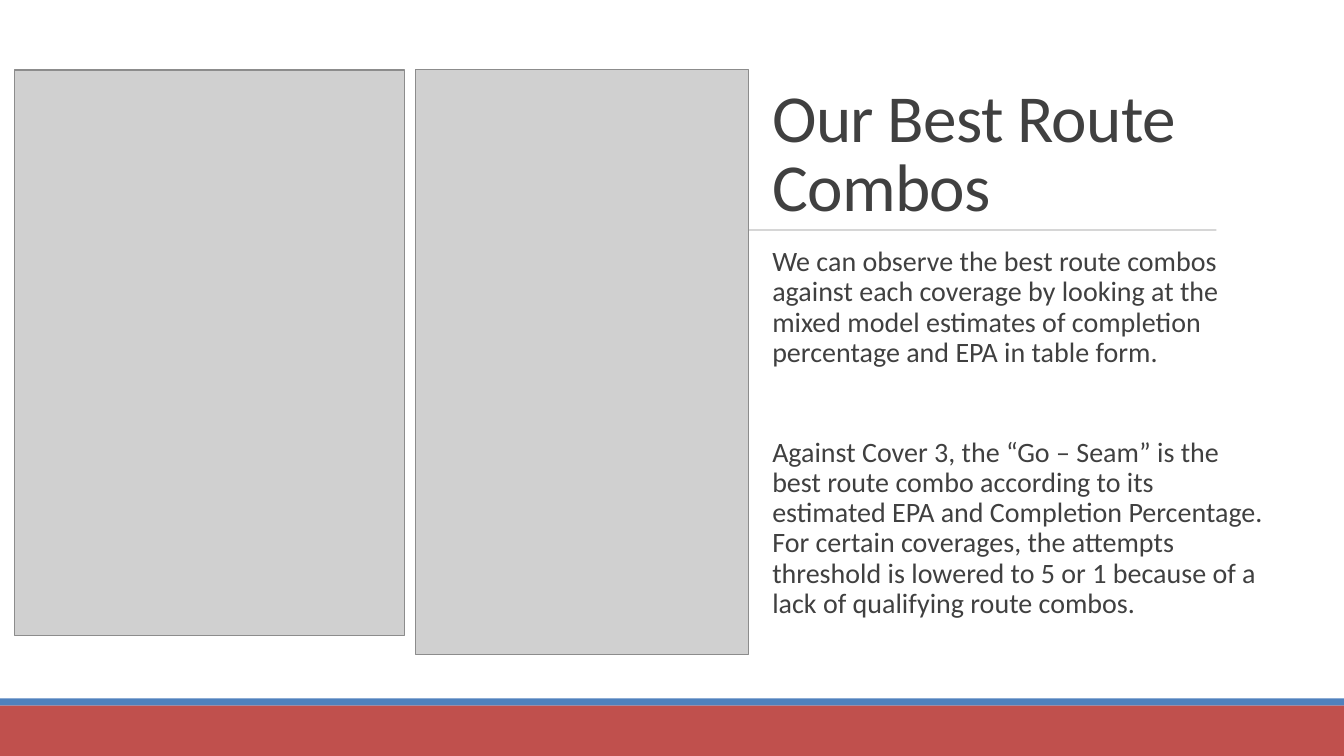
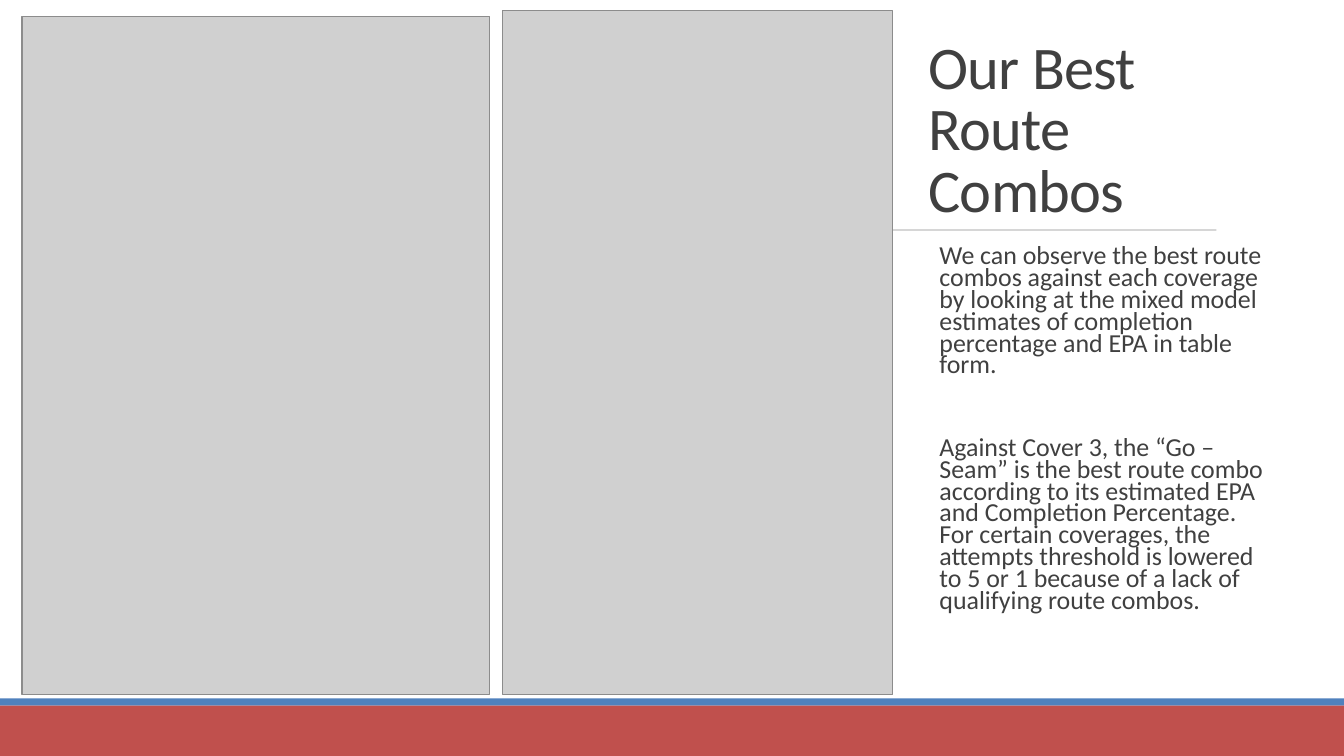
Before and after one commit to SportsInfoSolutions/AnalyticsChallenge2021, a slide deck: slide 16 of Submissions/jtchernak@comcast.net/Sports Info Solutions Analytics Challenge.pptx. Drawn at 1344x756 pixels with LibreOffice and Linux fonts; fonts in the diff are those of the drawing; grey boxes stand for pictures. Boxes give left, top, right and bottom in pixels: in the first picture for what was removed or moved away, otherwise in the second. Text is boxed around its words. In the diff, an @@ line names an element or a change of style, - is before the commit and + after.

```diff
--- a/Submissions/jtchernak@comcast.net/Sports Info Solutions Analytics Challenge.pptx
+++ b/Submissions/jtchernak@comcast.net/Sports Info Solutions Analytics Challenge.pptx
@@ picture resized from (x1=15, y1=70, x2=405, y2=635) to (x1=22, y1=16, x2=490, y2=695) @@
@@ picture resized from (x1=415, y1=70, x2=748, y2=654) to (x1=503, y1=10, x2=893, y2=695) @@
@@ title "Our Best Route Combos" moved from (x1=772, y1=98, x2=1175, y2=212) to (x1=928, y1=49, x2=1136, y2=213) @@
@@ title "Our Best Route Combos" at (x1=928, y1=49, x2=1136, y2=213): size 48 to 43.2 pt @@
@@ text "We can observe the best ..." moved from (x1=772, y1=251, x2=1263, y2=618) to (x1=939, y1=246, x2=1263, y2=614) @@
@@ text "We can observe the best ..." at (x1=939, y1=246, x2=1263, y2=614): size 20 to 18.5 pt; line spacing 0.9 to 0.7 @@
```
Also in this commit, not shown: 1 other file.
